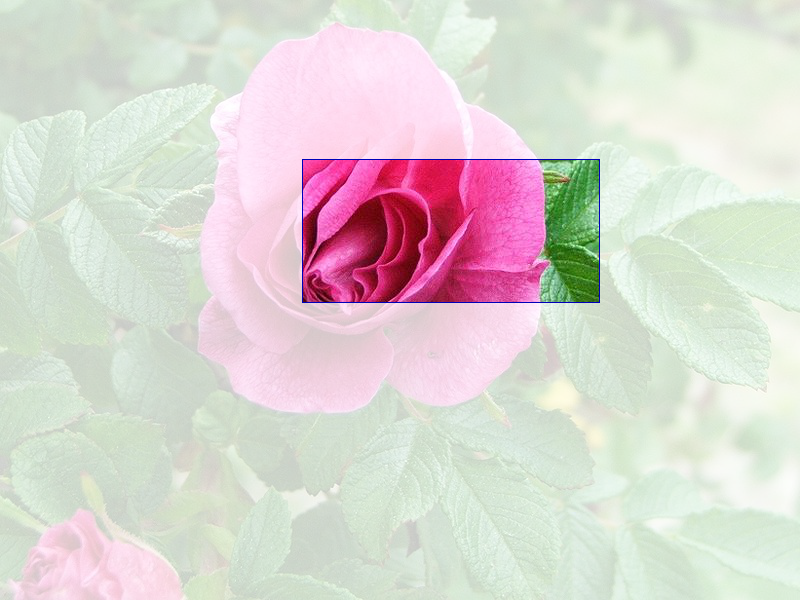
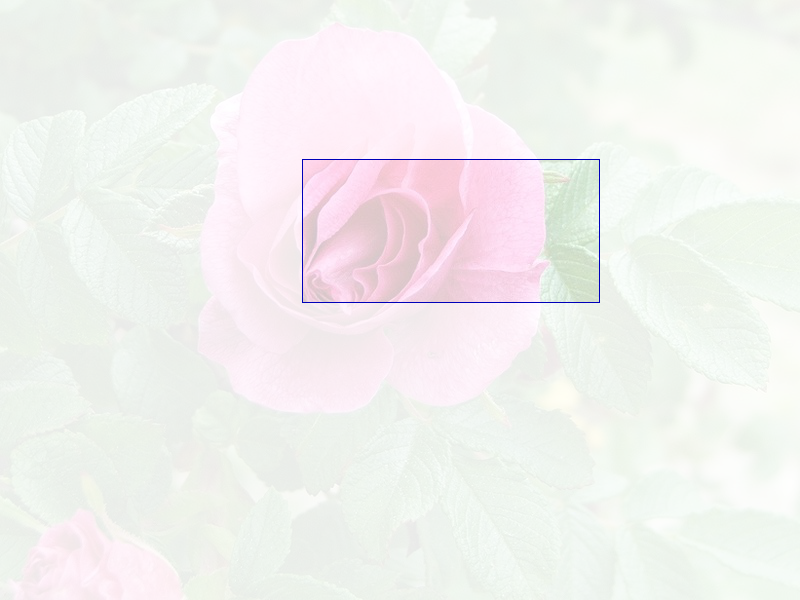
Before/after of a w=800, h=600 layered artwork. What changed in the layer stack:
moved "Nowa warstwa" above "Wklejona warstwa" over [0, 0, 800, 600]
added layer "Nowa warstwa#1" (60%) above "Tło" over [0, 0, 800, 600]
